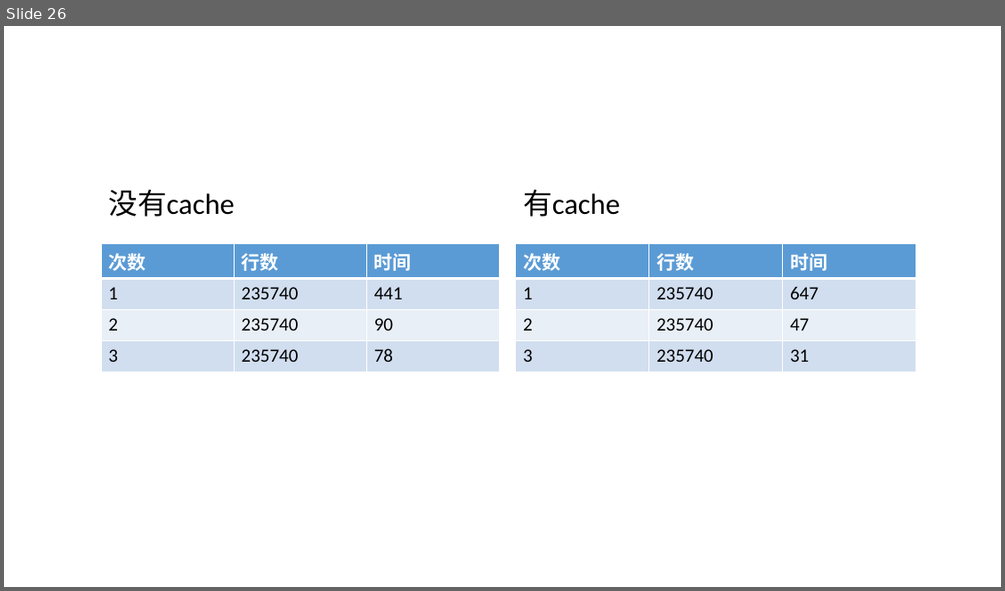
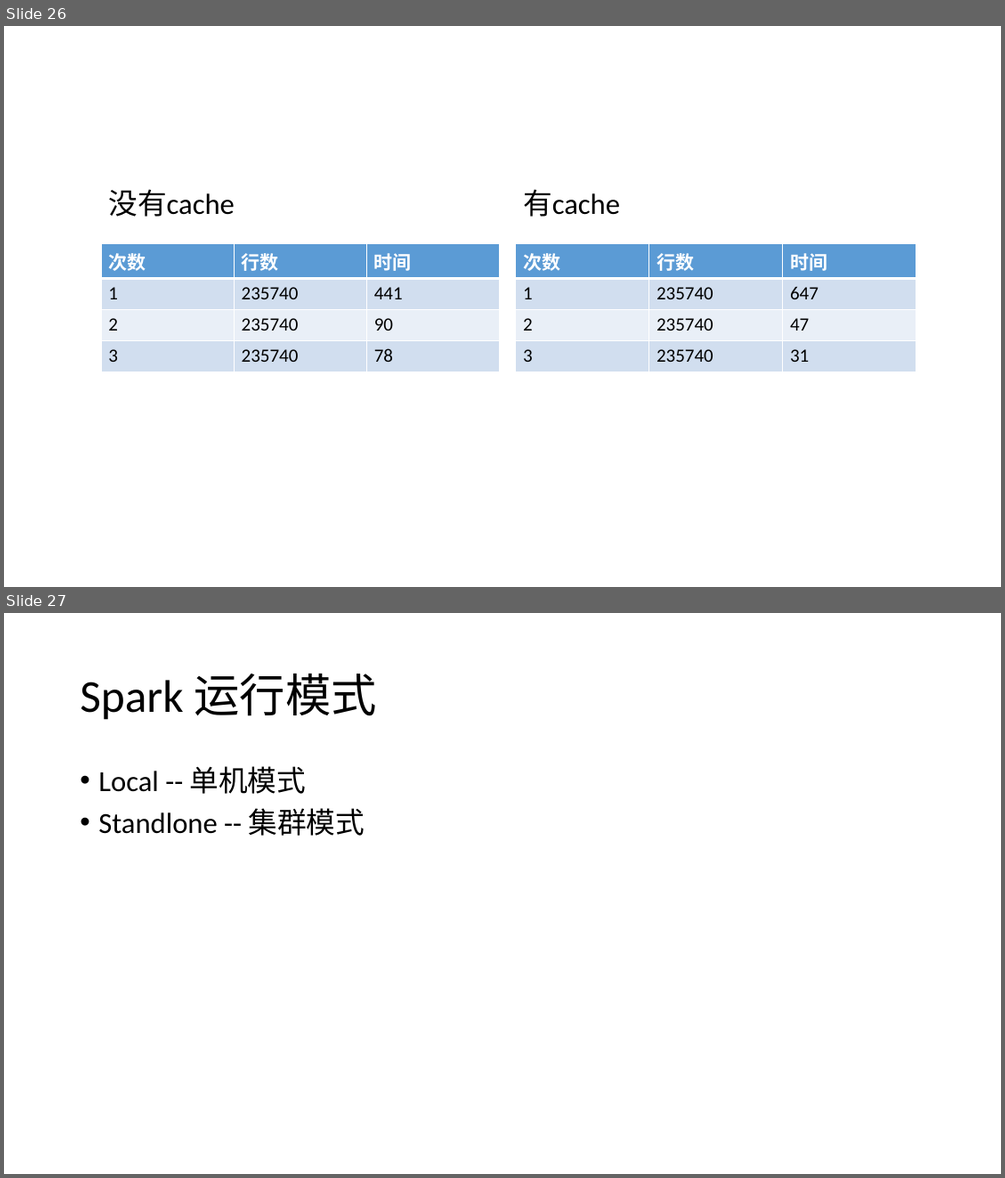
Before and after one commit to zhangpanfeng/darren-spark, a slide deck: doc/Spark.pptx. Shown one above the other, each under a label of ours: slide 26 before the commit, slides 26 and 27 after it. The pictures are 1005x591 and 1005x1178 pixels, drawn with LibreOffice and Linux fonts; fonts in the diff are those of the drawing. Boxes give left, top, right and bottom in pixels: in the first picture for what was removed or moved away, otherwise in the second. Text is boxed around its words. In the diff, an @@ line names an element or a change of style, - is before the commit and + after.

```diff
--- a/doc/Spark.pptx
+++ b/doc/Spark.pptx
@@ slide 27 added at <box>4,613,1001,1174</box>, background #FFFFFF @@
@@ title added at <box>80,674,376,720</box>, 44 pt, text #000000 @@
+Spark 运行模式
@@ text added at <box>98,766,365,835</box>, 28 pt, text #000000 @@
+• Local -- 单机模式
+• Standlone -- 集群模式
```
Also in this commit, not shown: 12 other slides added, 2 slides removed, 8 other files.
